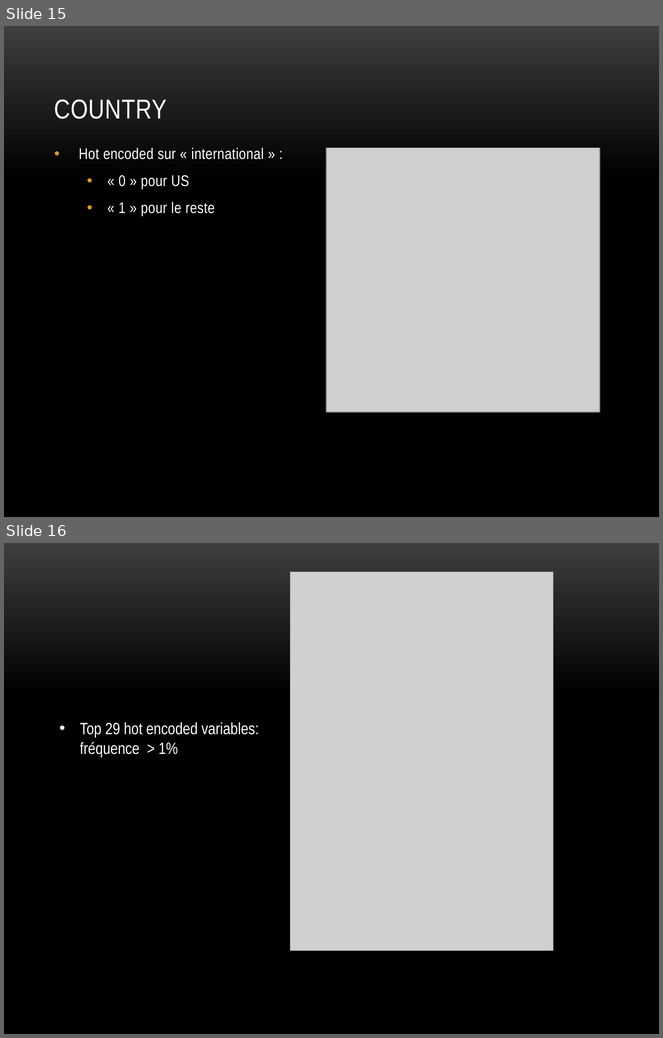
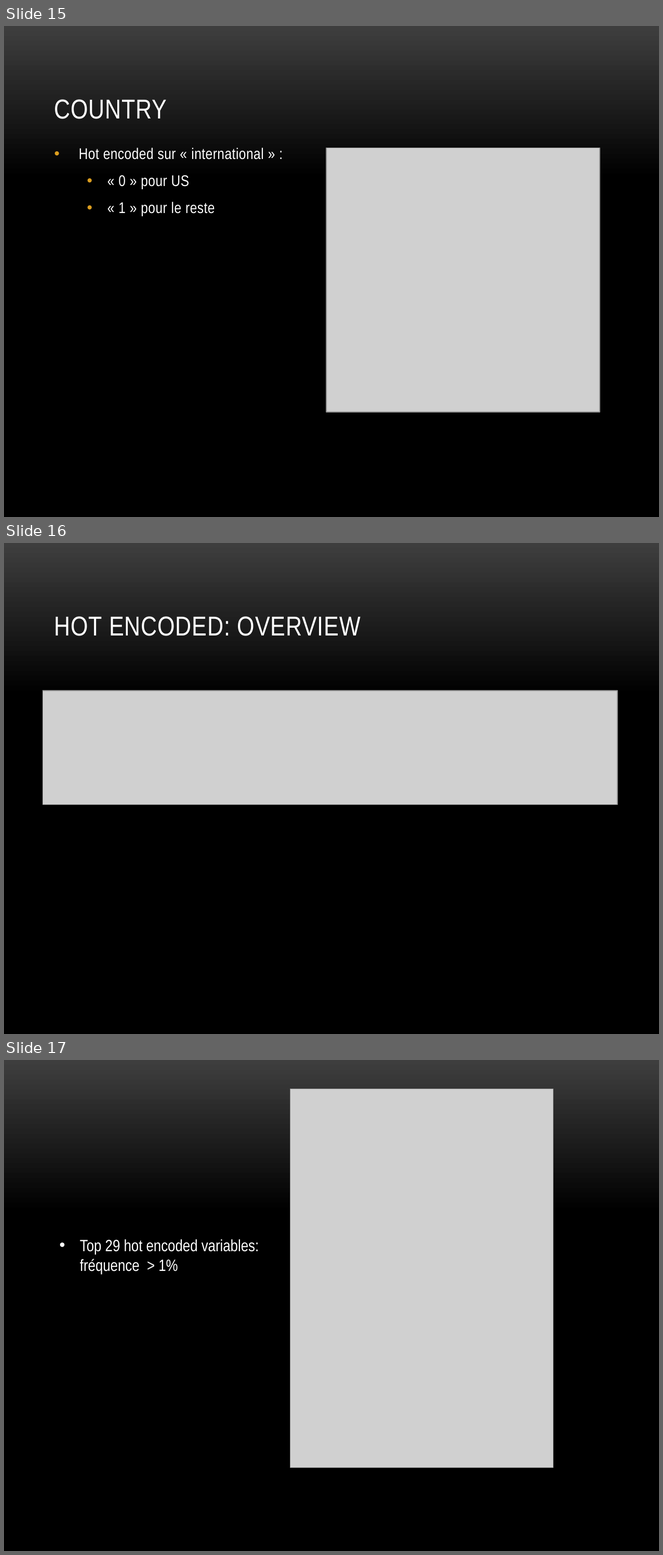
Before and after one commit to Umercia/movie_recommendation_engine, a slide deck: moteur de recommandations de films.pptx. Shown one above the other, each under a label of ours: slides 15 and 16 before the commit, slides 15, 16 and 17 after it. The pictures are 663x1038 and 663x1555 pixels, drawn with LibreOffice and Linux fonts; fonts in the diff are those of the drawing; grey boxes stand for pictures; background and template pictures are left out. Boxes give left, top, right and bottom in pixels: in the first picture for what was removed or moved away, otherwise in the second. Text is boxed around its words. In the diff, an @@ line names an element or a change of style, - is before the commit and + after.

```diff
--- a/moteur de recommandations de films.pptx
+++ b/moteur de recommandations de films.pptx
@@ slide 16 added at (4, 543, 659, 1034), background picture (left out) @@
@@ title added at (54, 616, 361, 636), 30 pt, text #FFFFFF @@
+HOT ENCODED: OVERVIEW
@@ picture added at (42, 691, 617, 805) @@
@@ what was slide 16 is now slide 17 @@
```
Also in this commit, not shown: 2 slides changed, 1 other slide added, 1 other file.
